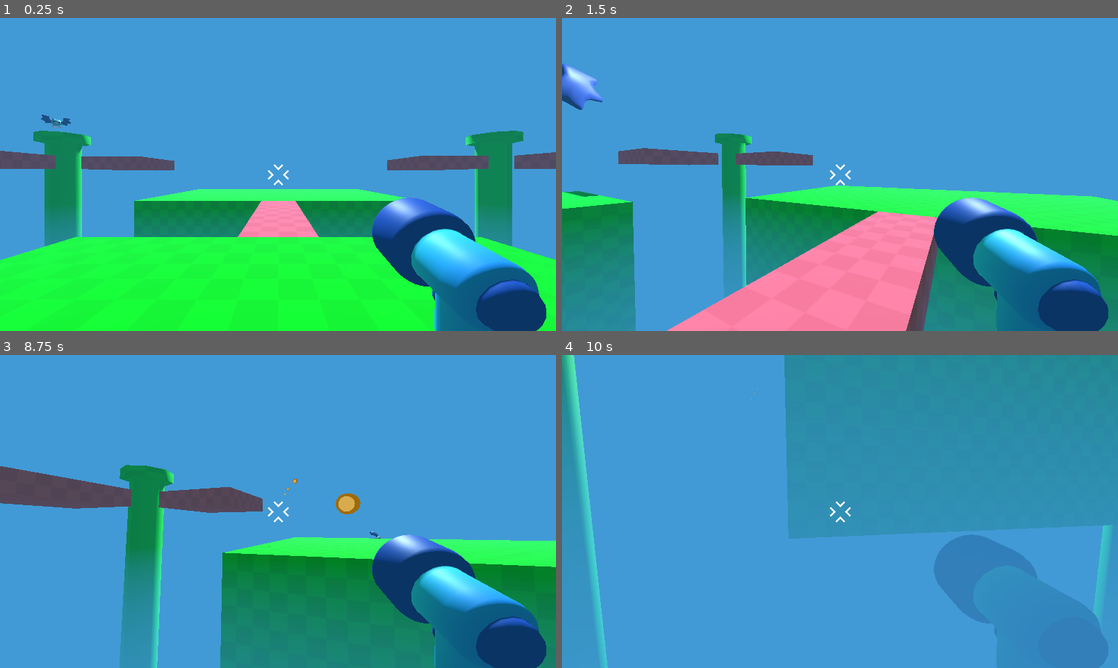
Above: before the commit, frames 1-4 (two rows, left to right).
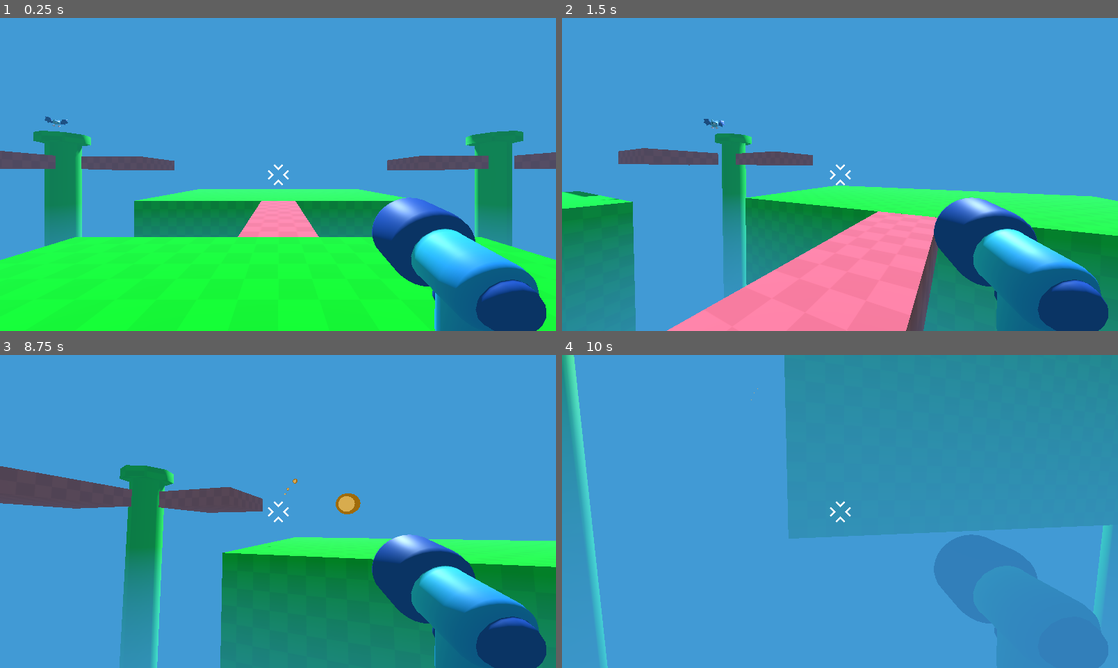
Above: after the commit, the same moments.

Repository: johnf008/Real3DGame
Game: Godot game, scene res://Game.tscn
The game is run twice, just before and just after one commit, with the same random seed, the same clock (stepped at 60 frames per second) and the same inputs.
Inputs (mouse positions are in pixels of both pictures, inside the frame that each line leads up to):
- Up to frame 1 (0.25 s): no input
- Up to frame 2 (1.5 s): tap Enter at 0.5 s; move the mouse to (867, 174) at 0.52 s; press the mouse at (867, 174) at 0.53 s; hold W (move_forward) from 0.53 s (still down); tap Space (jump) at 0.77 s; move the mouse to (812, 174) at 1.27 s; release the mouse at (812, 174) at 1.28 s; tap Shift (sprint) at 1.35 s
- Up to frame 3 (8.75 s): tap Space (jump) at 1.52, 3.02, 3.77, 4.52, 6.02, 6.5, 6.77, 7.52 s; move the mouse to (289, 505) at 2.02 s; press the mouse at (289, 505) at 2.03 s; move the mouse to (272, 517) at 2.77 s; release the mouse at (272, 517) at 2.78 s; tap Shift (sprint) every 1.5 s from 2.85 to 7.35 s; move the mouse to (316, 514) at 3.52 s; press the mouse at (316, 514) at 3.53 s; move the mouse to (233, 508) at 4.27 s; release the mouse at (233, 508) at 4.28 s; move the mouse to (283, 511) at 5.02 s; press the mouse at (283, 511) at 5.03 s; move the mouse to (255, 505) at 5.77 s; release W (move_forward) at 5.78 s; release the mouse at (255, 505) at 5.78 s; hold D (move_right) 5.78-6.53 s; move the mouse to (305, 511) at 6.52 s; press the mouse at (305, 511) at 6.53 s; hold W (move_forward) from 6.53 s (still down); move the mouse to (250, 511) at 7.27 s; release the mouse at (250, 511) at 7.28 s; move the mouse to (289, 505) at 8.02 s; press the mouse at (289, 505) at 8.03 s
- Up to frame 4 (10 s): move the mouse to (834, 517) at 8.77 s; release W (move_forward) at 8.78 s; release the mouse at (834, 517) at 8.78 s; hold A (move_left) 8.78-9.53 s; tap Shift (sprint) at 8.85 s; tap Space (jump) at 9.02, 9.77 s; move the mouse to (878, 514) at 9.52 s; press the mouse at (878, 514) at 9.53 s; hold W (move_forward) from 9.53 s (still down)

The runs differ from the first frame. In frame 1, less than 0.1% of the frame differs, in the area x 7-13%, y 30-36%; in frame 2, 0.8%, in the area x 0-30%, y 14-59%; in frame 3, less than 0.1%; in frame 4, nothing differs.

Commit message:
Made the bat die after a certain amount of hits
The bat "dies" by being flung

Diff:
--- a/mob/bat/bat_model.tscn
+++ b/mob/bat/bat_model.tscn
@@ -195,19 +195,19 @@
 script = ExtResource("2_vgr6s")
 
 [node name="Skeleton3D" parent="Armature" index="0"]
-bones/0/position = Vector3(0, 0.0154847, 0)
-bones/1/rotation = Quaternion(0.0876891, 0.0746016, -0.678343, 0.725669)
-bones/2/rotation = Quaternion(0.114079, 0.0423665, 0.344004, 0.931049)
-bones/3/rotation = Quaternion(0.16461, 0.10913, 0.329118, 0.923404)
-bones/4/rotation = Quaternion(0.0876891, -0.0746016, 0.678343, 0.725669)
-bones/5/rotation = Quaternion(0.114079, -0.0423665, -0.344004, 0.931049)
-bones/6/rotation = Quaternion(0.16461, -0.10913, -0.329118, 0.923404)
+bones/0/position = Vector3(0, 0.0136182, 0)
+bones/1/rotation = Quaternion(0.0749436, 0.0866038, -0.681559, 0.722745)
+bones/2/rotation = Quaternion(0.10071, 0.0363995, 0.337003, 0.935394)
+bones/3/rotation = Quaternion(0.160014, 0.106281, 0.323665, 0.926467)
+bones/4/rotation = Quaternion(0.0749436, -0.0866038, 0.681559, 0.722745)
+bones/5/rotation = Quaternion(0.10071, -0.0363995, -0.337003, 0.935394)
+bones/6/rotation = Quaternion(0.160014, -0.106281, -0.323665, 0.926467)
 bones/7/position = Vector3(0.130992, -0.227392, -0.0878515)
 bones/7/rotation = Quaternion(0.261968, 0.0834552, 0.265751, 0.924005)
-bones/8/rotation = Quaternion(3.74084e-08, 0.700063, 0.714081, 2.26409e-08)
+bones/8/rotation = Quaternion(3.86078e-08, 0.702774, 0.711413, 2.28508e-08)
 bones/10/position = Vector3(-0.130992, -0.227392, -0.0878515)
 bones/10/rotation = Quaternion(0.261968, -0.0834552, -0.265751, 0.924005)
-bones/11/rotation = Quaternion(2.21088e-08, 0.700063, 0.714081, 3.53163e-08)
+bones/11/rotation = Quaternion(2.11843e-08, 0.702774, 0.711413, 3.50623e-08)
 
 [node name="bat" parent="Armature/Skeleton3D" index="0"]
 surface_material_override/0 = SubResource("StandardMaterial3D_vgr6s")
--- a/mob/mob.gd
+++ b/mob/mob.gd
@@ -1,8 +1,9 @@
 extends RigidBody3D
 
-var speed = randf_range(1.0, 2.0)
-
+var speed = randf_range(5.0, 9.0)
+var health = 3
 @onready var bat_model: Node3D = %bat_model
+@onready var timer: Timer = %Timer
 
 @onready var player = get_node("/root/Game/Player")
 
@@ -12,8 +13,8 @@
 func _physics_process(delta):
 	print("Camera location test" + str(camera.global_position.y))
 
-	var target = (player.global_position + eye_location)
-	var direction = target - global_position
+	var target = player.global_position + eye_location
+	var direction = (target - global_position).normalized()
 
 	#print("Should be player global pos y" + str(player.global_position[1]))
 
@@ -30,4 +31,20 @@
 
 
 func take_damage():
+	if health == 0:
+		return
 	bat_model.hurt()
+
+	health -= 1
+
+	if health == 0:
+		set_physics_process(false)
+		gravity_scale = 1.0
+		var direction = -1.0 * global_position.direction_to(player.global_position)
+		var random_upward_force = Vector3.UP * randf_range(1.0, 5.0)
+		apply_central_impulse(direction * 10.0 + random_upward_force)
+		timer.start()
+
+
+func _on_timer_timeout() -> void:
+	queue_free()
--- a/mob/mob.tscn
+++ b/mob/mob.tscn
@@ -8,6 +8,7 @@
 
 [node name="Mob" type="RigidBody3D"]
 gravity_scale = 0.0
+lock_rotation = true
 script = ExtResource("1_6jlfs")
 
 [node name="CollisionShape3D" type="CollisionShape3D" parent="."]
@@ -15,3 +16,10 @@
 
 [node name="bat_model" parent="." instance=ExtResource("1_7b8ug")]
 unique_name_in_owner = true
+
+[node name="Timer" type="Timer" parent="."]
+unique_name_in_owner = true
+wait_time = 3.0
+one_shot = true
+
+[connection signal="timeout" from="Timer" to="." method="_on_timer_timeout"]
